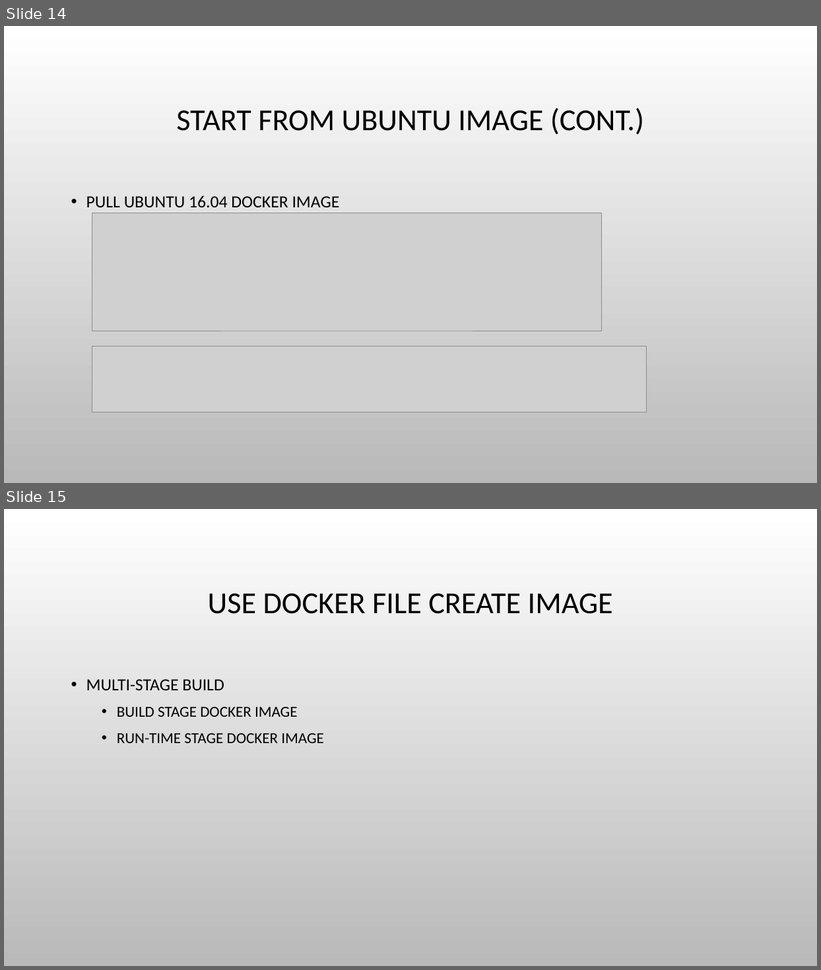
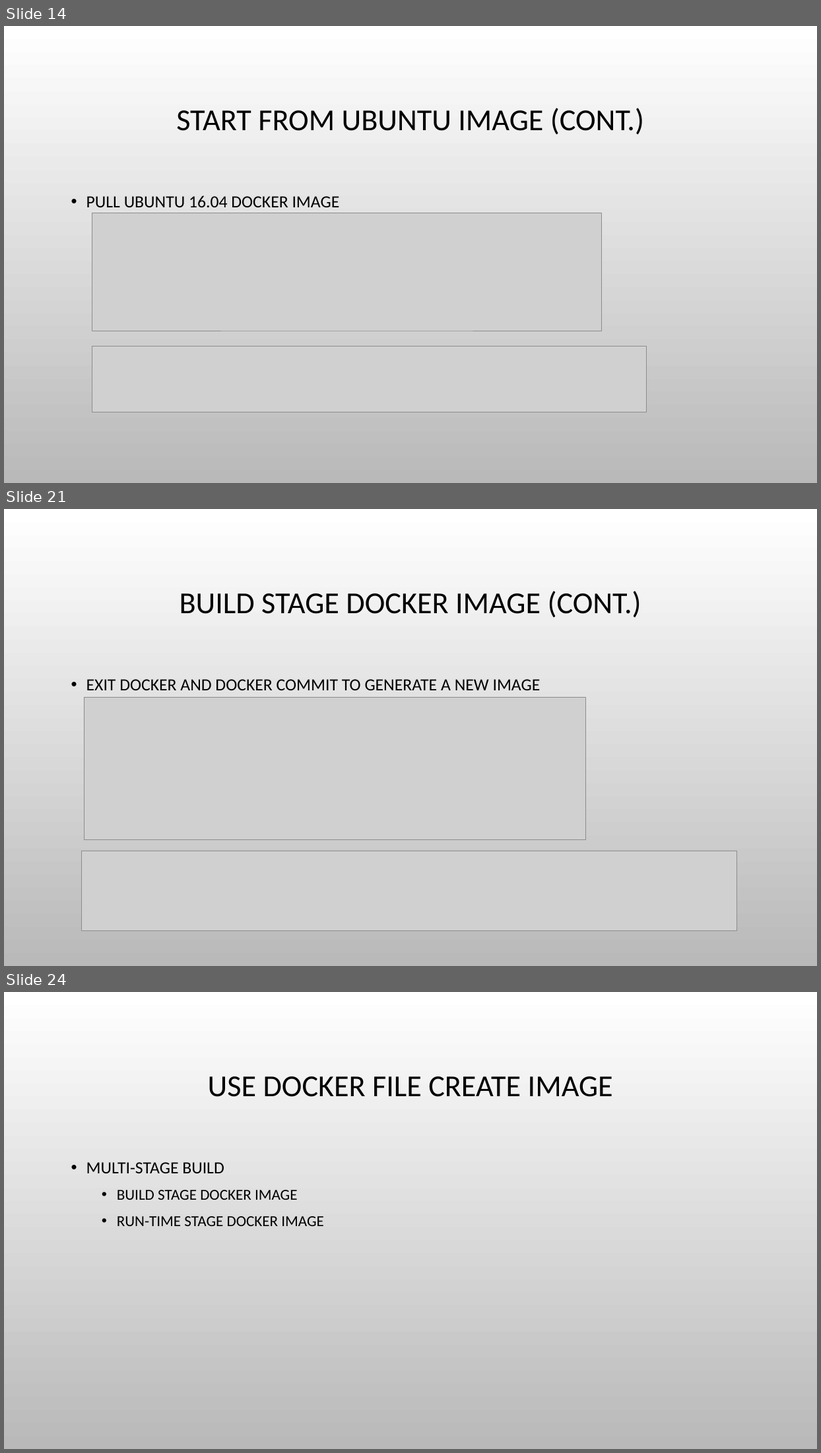
Before and after one commit to haixiang1977/iris, a slide deck: Docker Practice.pptx. Shown one above the other, each under a label of ours: slides 14 and 15 before the commit, slides 14, 21 and 24 after it; the slides between them are not shown. The pictures are 821x970 and 821x1453 pixels, drawn with LibreOffice and Linux fonts; fonts in the diff are those of the drawing; grey boxes stand for pictures; background and template pictures are left out. Boxes give left, top, right and bottom in pixels: in the first picture for what was removed or moved away, otherwise in the second. Text is boxed around its words. In the diff, an @@ line names an element or a change of style, - is before the commit and + after.

```diff
--- a/Docker Practice.pptx
+++ b/Docker Practice.pptx
@@ slide 21 added at [4, 509, 817, 966], background picture (left out) @@
@@ title added at [180, 591, 642, 617], 36 pt, text #000000 @@
+BUILD STAGE DOCKER IMAGE (CONT.)
@@ text added at [86, 679, 541, 691], 20 pt, text #000000 @@
+• EXIT DOCKER AND DOCKER COMMIT TO GENERATE A NEW IMAGE
@@ picture added at [84, 698, 586, 840] @@
@@ picture added at [81, 851, 737, 931] @@
@@ what was slide 15 is now slide 24 @@
```
Also in this commit, not shown: 3 slides changed, 5 other slides added, 1 other file.
